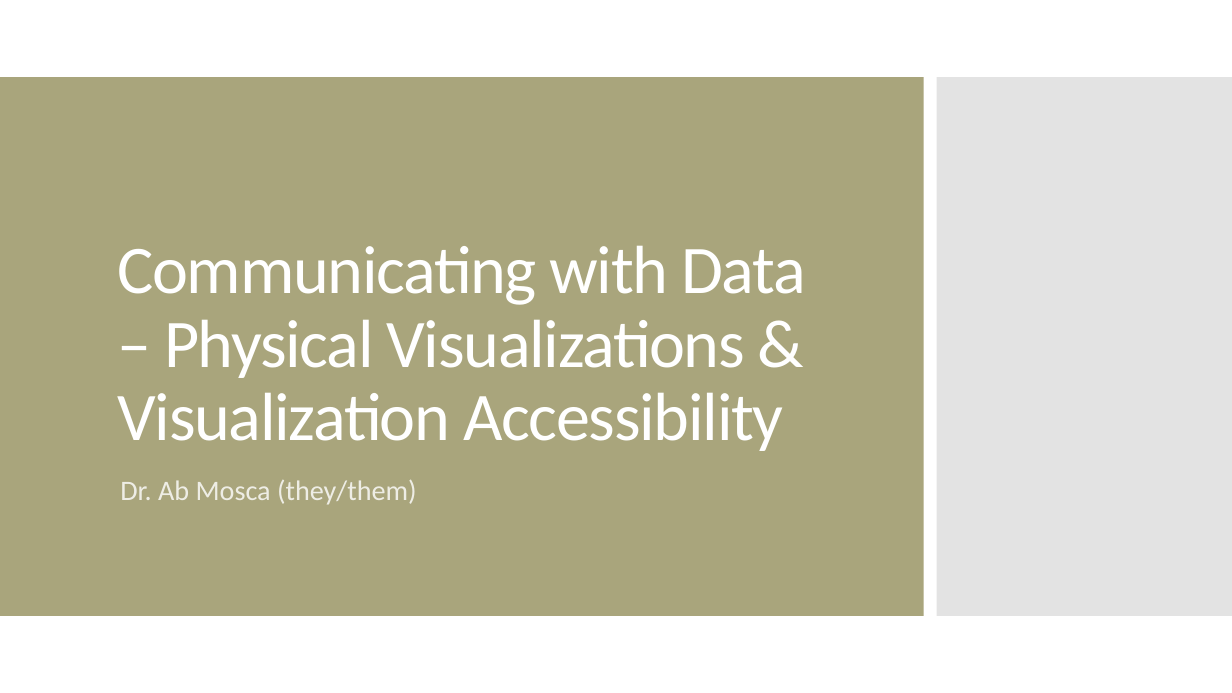
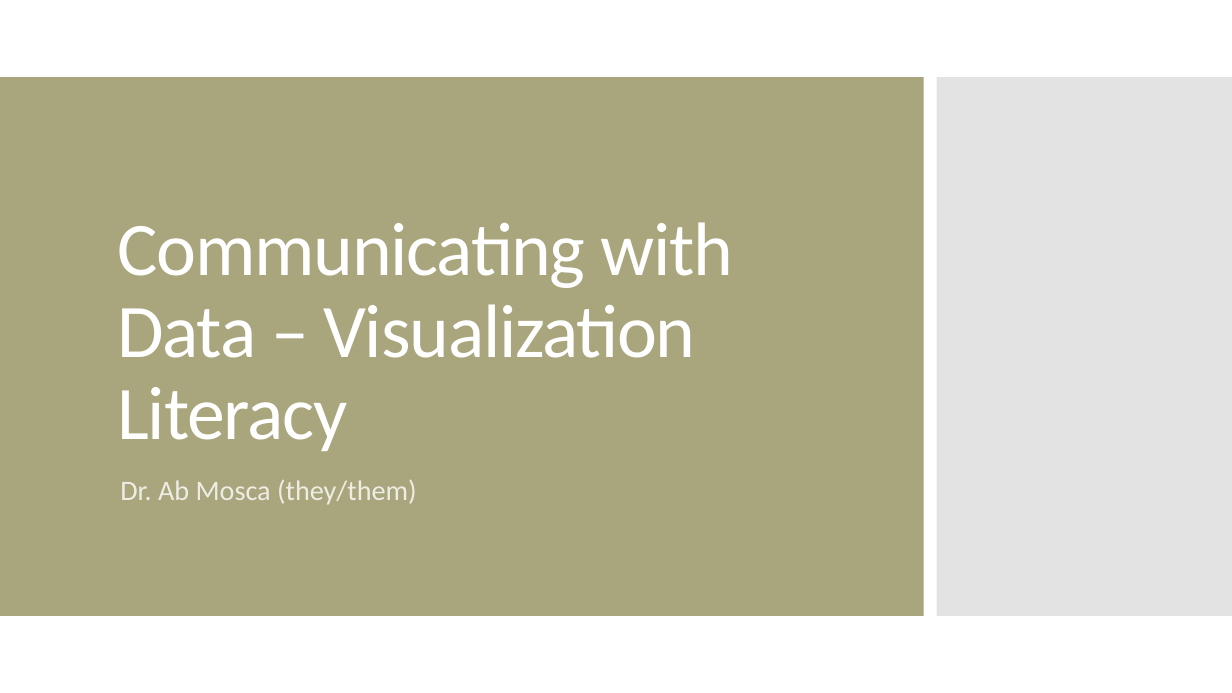
Before and after one commit to amosca01/SDS-CSC109, a slide deck: slide 1 of slides/11-visualization-literacy.pptx. Drawn at 1232x693 pixels with LibreOffice and Linux fonts; fonts in the diff are those of the drawing. Boxes give left, top, right and bottom in pixels: in the first picture for what was removed or moved away, otherwise in the second. Text is boxed around its words. In the diff, an @@ line names an element or a change of style, - is before the commit and + after.

Commit message:
slides

```diff
--- a/slides/11-visualization-literacy.pptx
+++ b/slides/11-visualization-literacy.pptx
@@ title at (x1=117, y1=222, x2=733, y2=451): text changed; size 53.1 to 59 pt @@
-Communicating with Data – Physical Visualizations & Visualization Accessibility
+Communicating with Data – Visualization Literacy
```
Also in this commit, not shown: 1 other slide changed, 8 other files.
